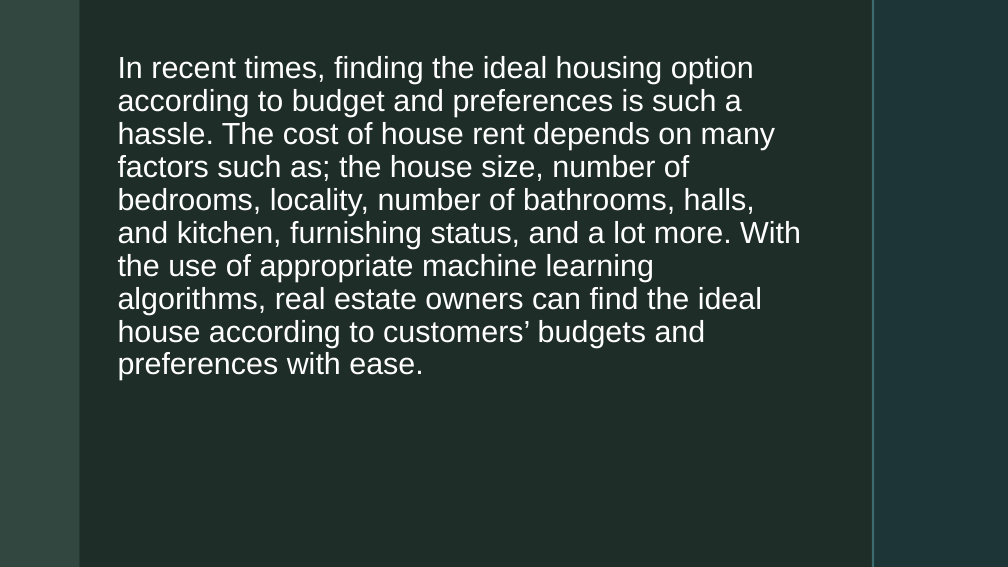
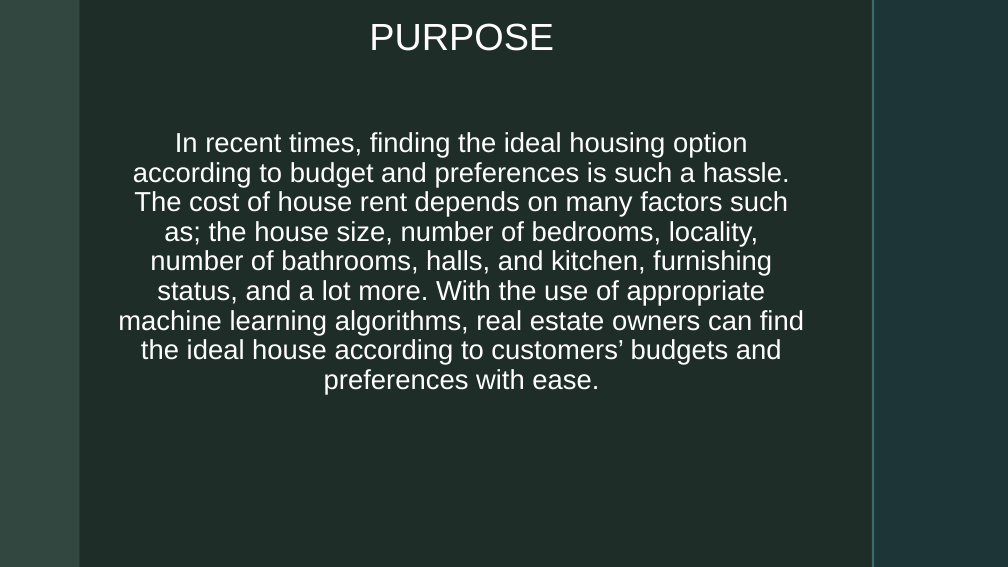
Before and after one commit to Shaloomi/project4, a slide deck: slide 9 of Presentation- Project 4.pptx (slide 7 before the commit). Drawn at 1008x567 pixels with LibreOffice and Linux fonts; fonts in the diff are those of the drawing; grey boxes stand for pictures; background and template pictures are left out. Boxes give left, top, right and bottom in pixels: in the first picture for what was removed or moved away, otherwise in the second. Text is boxed around its words. In the diff, an @@ line names an element or a change of style, - is before the commit and + after.

Commit message:
changes to presentation

```diff
--- a/Presentation- Project 4.pptx
+++ b/Presentation- Project 4.pptx
@@ title at <box>118,23,804,395</box>: text changed; size 29 to 26.1 pt @@
-In recent times, finding the ideal housing option according to budget and preferences is such a hassle. The cost of house rent depends on many factors such as; the house size, number of bedrooms, locality, number of bathrooms, halls, and kitchen, furnishing status, and a lot more. With the use of appropriate machine learning algorithms, real estate owners can find the ideal house according to customers’ budgets and preferences with ease.
+PURPOSE
+In recent times, finding the ideal housing option according to budget and preferences is such a hassle. The cost of house rent depends on many factors such as; the house size, number of bedrooms, locality, number of bathrooms, halls, and kitchen, furnishing status, and a lot more. With the use of appropriate machine learning algorithms, real estate owners can find the ideal house according to customers’ budgets and preferences with ease.
```
Also in this commit, not shown: 1 other slide changed.
